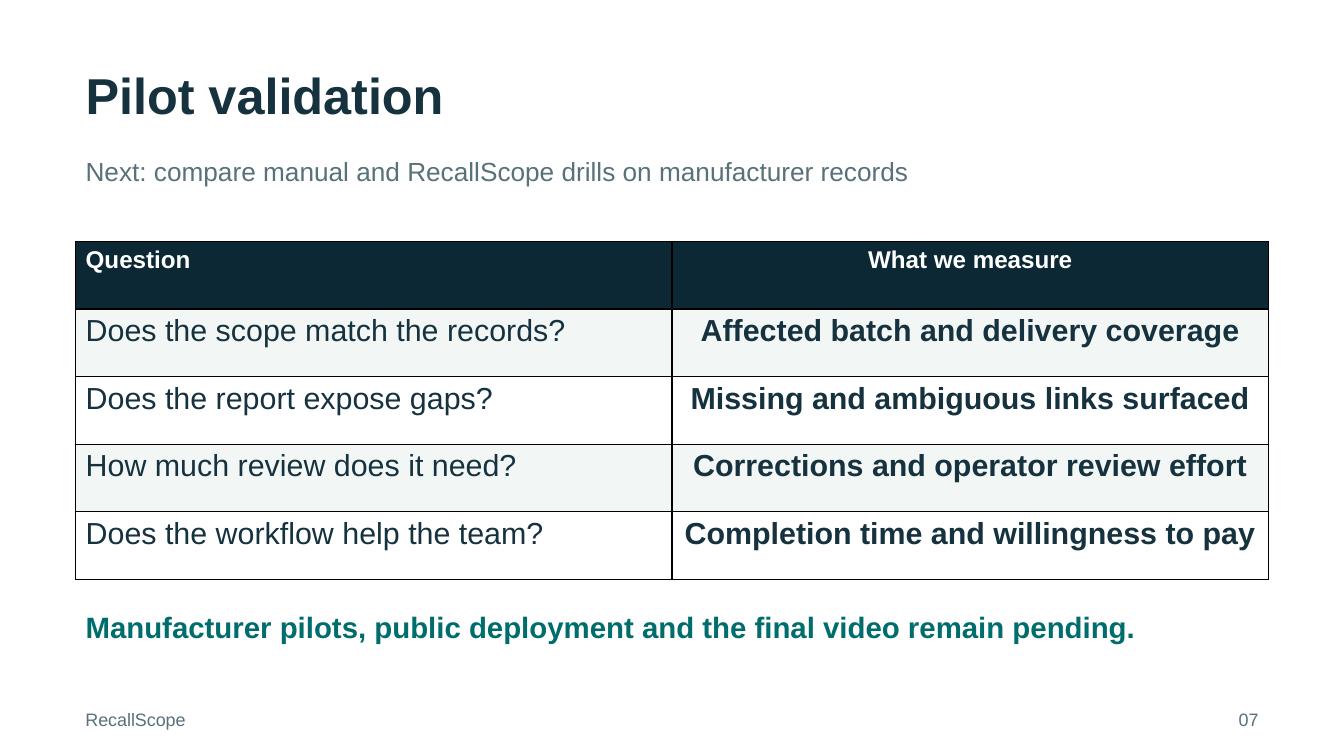
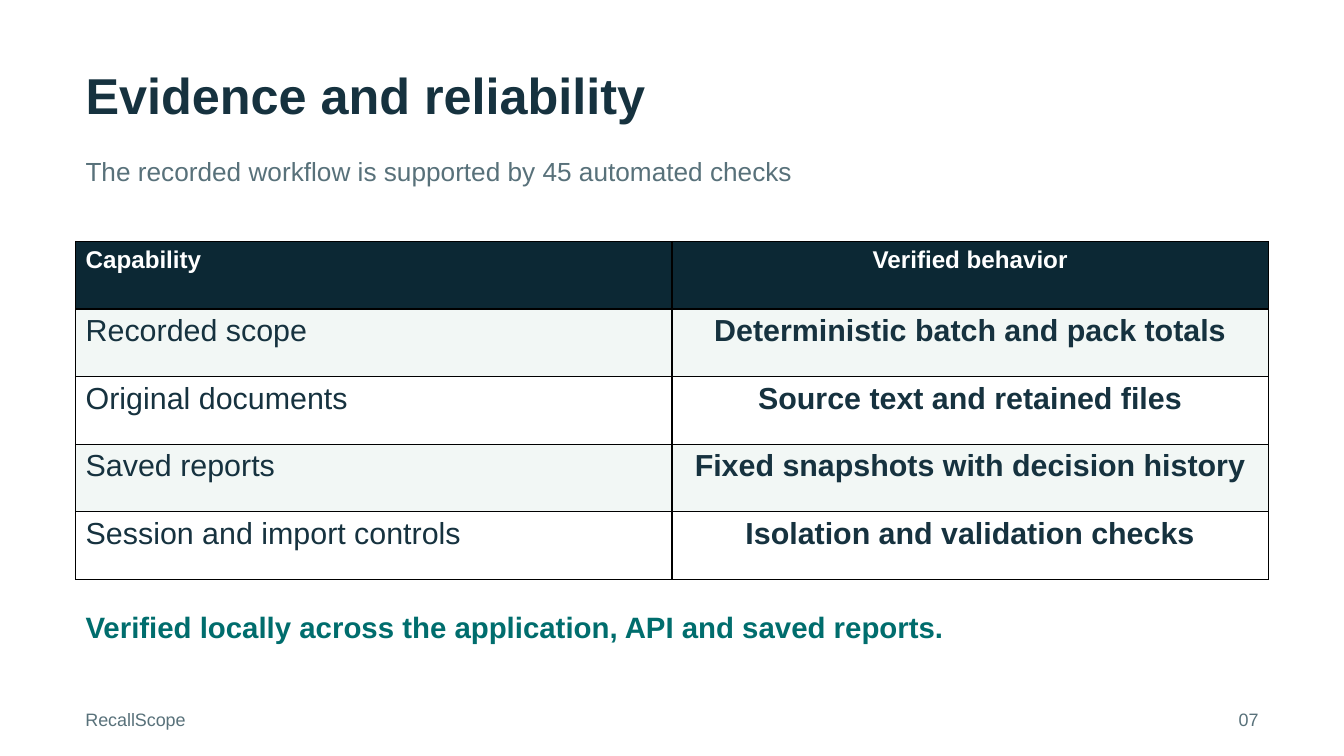
Before and after one commit to HackIndiaXYZ/ai-first-startup-hackathon-build-a-startup-using-ai-only-console, a slide deck: slide 7 of docs/RecallScope-Pitch.pptx. Drawn at 1344x756 pixels with LibreOffice and Linux fonts; fonts in the diff are those of the drawing. Boxes give left, top, right and bottom in pixels: in the first picture for what was removed or moved away, otherwise in the second. Text is boxed around its words. In the diff, an @@ line names an element or a change of style, - is before the commit and + after.

Commit message:
Present a complete RecallScope showcase with connected evidence

```diff
--- a/docs/RecallScope-Pitch.pptx
+++ b/docs/RecallScope-Pitch.pptx
@@ text at [86, 77, 645, 124]: text changed @@
-Pilot validation
+Evidence and reliability
@@ text at [86, 162, 792, 187]: text changed @@
-Next: compare manual and RecallScope drills on manufacturer records
+The recorded workflow is supported by 45 automated checks
@@ table at [76, 242, 1269, 580] @@
-row 1, column 1: Question
+row 1, column 1: Capability
-row 1, column 2: What we measure
+row 1, column 2: Verified behavior
-row 2, column 1: Does the scope match the records?
+row 2, column 1: Recorded scope
-row 2, column 2: Affected batch and delivery coverage
+row 2, column 2: Deterministic batch and pack totals
-row 3, column 1: Does the report expose gaps?
+row 3, column 1: Original documents
-row 3, column 2: Missing and ambiguous links surfaced
+row 3, column 2: Source text and retained files
-row 4, column 1: How much review does it need?
+row 4, column 1: Saved reports
-row 4, column 2: Corrections and operator review effort
+row 4, column 2: Fixed snapshots with decision history
-row 5, column 1: Does the workflow help the team?
+row 5, column 1: Session and import controls
-row 5, column 2: Completion time and willingness to pay
+row 5, column 2: Isolation and validation checks
@@ text at [86, 616, 943, 644]: text changed @@
-Manufacturer pilots, public deployment and the final video remain pending.
+Verified locally across the application, API and saved reports.
```
Also in this commit, not shown: 4 other slides changed, 2 slides added, 2 slides removed, 23 other files.
